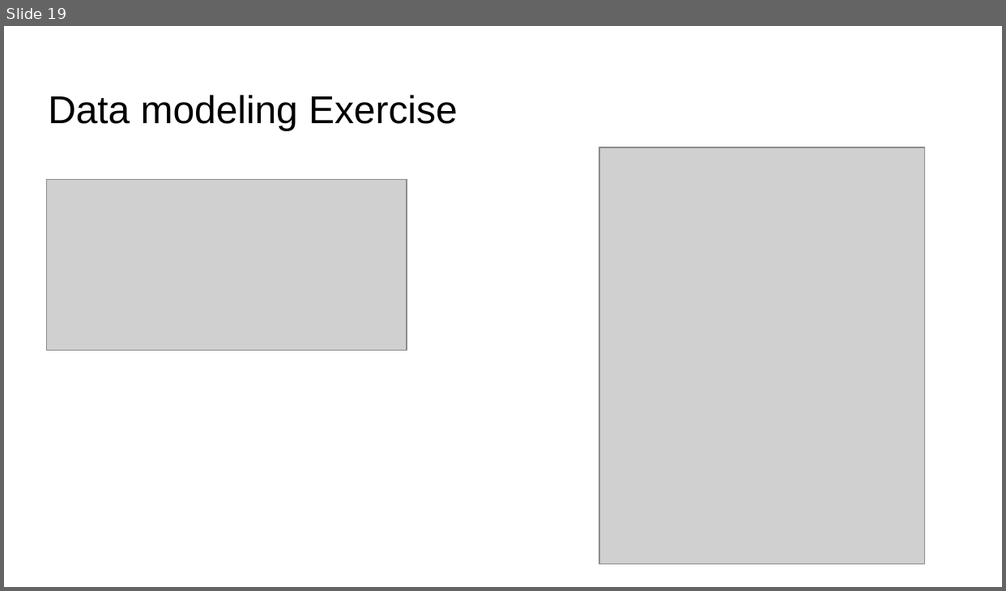
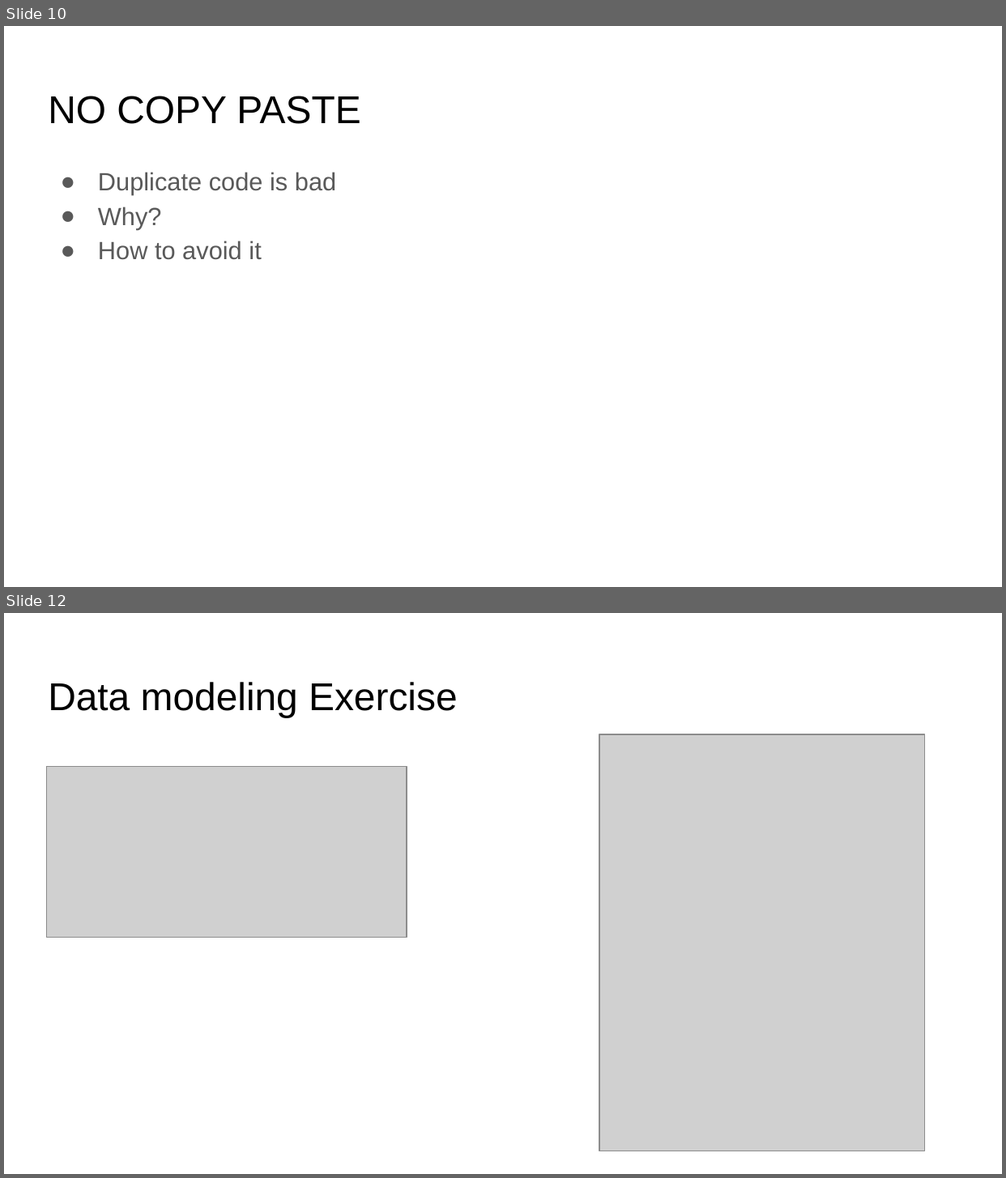
Before and after one commit to coroveiandrei/UTCNSoftwareDesignLab, a slide deck: lab2/Slides.pptx. Shown one above the other, each under a label of ours: slide 19 before the commit, slides 10 and 12 after it; the slides between them are not shown. The pictures are 1006x591 and 1006x1178 pixels, drawn with LibreOffice and Linux fonts; fonts in the diff are those of the drawing; grey boxes stand for pictures. Boxes give left, top, right and bottom in pixels: in the first picture for what was removed or moved away, otherwise in the second. Text is boxed around its words. In the diff, an @@ line names an element or a change of style, - is before the commit and + after.

```diff
--- a/lab2/Slides.pptx
+++ b/lab2/Slides.pptx
@@ slide 10 added at (4,26,1002,587), background #FFFFFF @@
@@ title added at (48,96,360,124), 28 pt, text #000000 @@
+NO COPY PASTE
@@ text added at (98,172,336,260), 18 pt, text #595959 @@
+● Duplicate code is bad
+● Why?
+● How to avoid it
@@ what was slide 19 is now slide 12 @@
```
Also in this commit, not shown: 3 slides changed, 7 other slides added, 15 slides removed.
